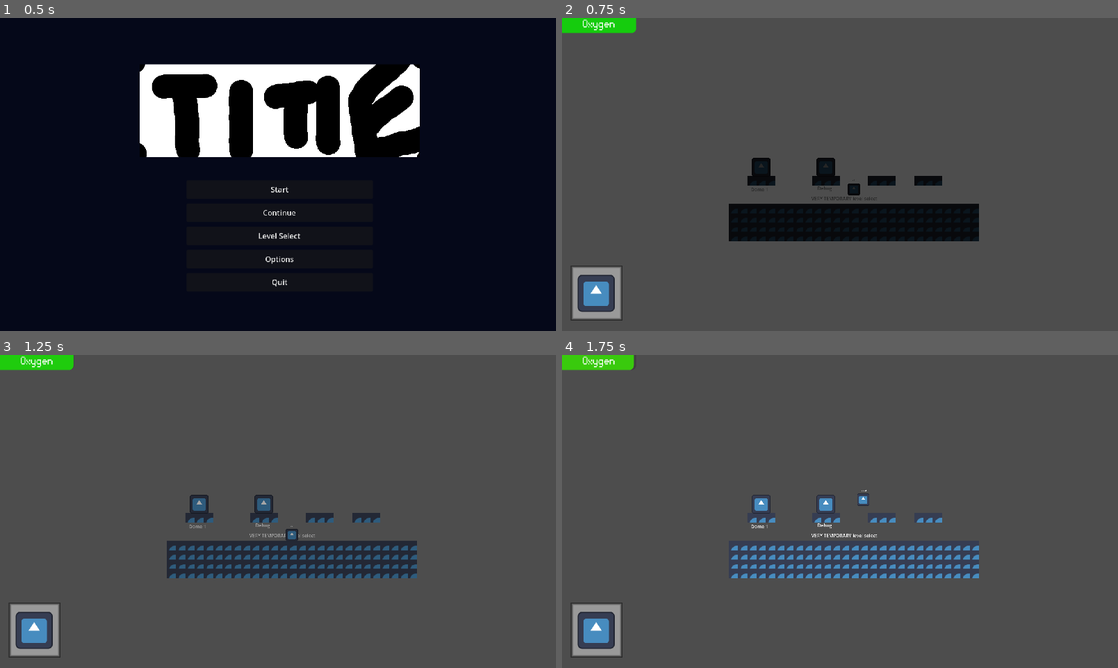
Above: before the commit, frames 1-4 (two rows, left to right).
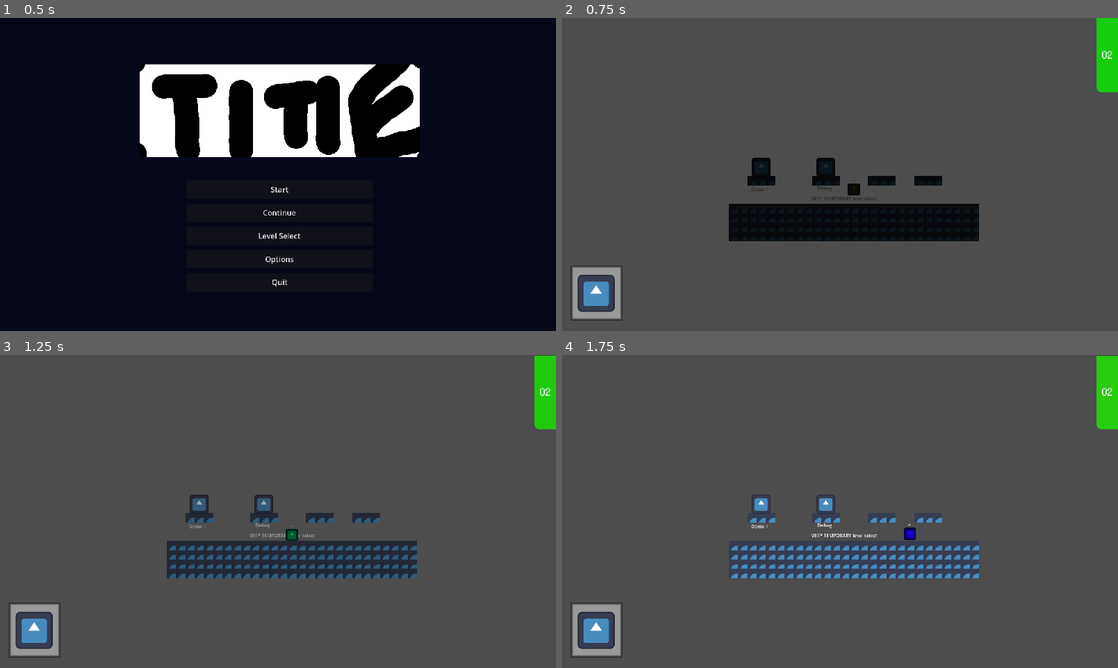
Above: after the commit, the same moments.

Repository: WholeYear12GameDesign/GrandmaGame
Game: Godot game, scene res://Scenes/Menu.tscn
Two runs of this game, one before a commit and one after it. Both use one fixed random seed, a clock stepped at 60 frames per second and the inputs below. The engine's default icon, where the game draws it, is replaced by a stand-in: a white triangle on a blue panel in a dark square.
Inputs:
- Up to frame 1 (0.5 s): no input
- Up to frame 2 (0.75 s): click "Start" at 0.5 s
- Up to frame 3 (1.25 s): no input
- Up to frame 4 (1.75 s): hold D (right) from 1.28 s (still down); hold Space (jetpack) from 1.28 s (still down); tap W (jump) at 1.52 s

Frame 1 is identical in both runs. In frame 2, 1.6% of the frame differs, in the area x 0-100%, y 0-56%; in frame 3, 1.6%; in frame 4, 1.7%, in the area x 0-100%, y 0-60%.

Commit message:
stuff

Diff:
--- a/GrandmaBasement/Player/o2 bar/o2 bar.gd
+++ b/GrandmaBasement/Player/o2 bar/o2 bar.gd
@@ -12,6 +12,6 @@
 	self_modulate = grad.sample(o2 / 100)
 	value = o2
 	if o2 < 25:
-		$"../ProgressBar2/RichTextLabel".text = "[shake rate=25.0 level=5.0][center][b]Oxygen[/b][/center][/shake]"
+		$RichTextLabel.text = "[shake rate=25.0 level=5.0][center][b]O2[/b][/center][/shake]"
 	else:
-		$"../ProgressBar2/RichTextLabel".text = "[center][b]Oxygen[/b][/center]"
+		$RichTextLabel.text = "[center][b]O2[/b][/center]"
--- a/GrandmaBasement/Player/player.gd
+++ b/GrandmaBasement/Player/player.gd
@@ -23,6 +23,7 @@
 var air = false
 
 func _ready():
+	player_data.oxygen = 100
 	prev_state = states.idle
 	current_state = states.idle
 	for state in states.get_children():
@@ -30,6 +31,7 @@
 		state.player = self
 
 func _physics_process(delta):
+	$Sprite.modulate.h += 0.01
 	#debug please delete in future
 	$currentstate.text = str(current_state.name)
 	if Input.is_action_just_pressed("free_oxygen"):
@@ -57,7 +59,7 @@
 		jump_input_actuation = true
 	else:
 		jump_input_actuation = false
-	if Input.is_action_pressed("jetpack"):
+	if Input.is_action_just_pressed("jetpack"):
 		jetpack_input = true
 	else:
 		jetpack_input = false
--- a/GrandmaBasement/Player/player.tscn
+++ b/GrandmaBasement/Player/player.tscn
@@ -8,6 +8,7 @@
 [ext_resource type="PackedScene" uid="uid://e5ygk6cqu02" path="res://Player/states/jetpack.tscn" id="6_gdjrt"]
 [ext_resource type="PackedScene" uid="uid://b2yicdenxhdc" path="res://Player/states/jump.tscn" id="7_o2y1s"]
 [ext_resource type="PackedScene" uid="uid://b3yjc6q22udw3" path="res://Player/states/walk.tscn" id="8_cufm2"]
+[ext_resource type="PackedScene" uid="uid://cswd5hfyh3lm6" path="res://Player/states/block.tscn" id="9_fcufl"]
 [ext_resource type="Script" path="res://Player/o2 bar/o2 bar.gd" id="9_tsq00"]
 [ext_resource type="FontFile" uid="uid://bcl842aehi6gk" path="res://Art assets/PixelAE-Regular.ttf" id="10_aybem"]
 
@@ -36,6 +37,7 @@
 script = ExtResource("1_u67x1")
 
 [node name="Sprite" type="Sprite2D" parent="."]
+modulate = Color(1, 0, 0, 1)
 texture = ExtResource("2_yvcg4")
 
 [node name="CollisionShape2D" type="CollisionShape2D" parent="."]
@@ -61,58 +63,58 @@
 
 [node name="walk" parent="states" instance=ExtResource("8_cufm2")]
 
+[node name="block" parent="states" instance=ExtResource("9_fcufl")]
+
 [node name="CanvasLayer" type="CanvasLayer" parent="."]
 follow_viewport_scale = 4.5
 
-[node name="Control" type="Control" parent="CanvasLayer"]
-layout_mode = 3
-anchors_preset = 0
-offset_right = 40.0
-offset_bottom = 40.0
-
-[node name="ProgressBar2" type="ProgressBar" parent="CanvasLayer/Control"]
+[node name="oxygenbar" type="ProgressBar" parent="CanvasLayer"]
 self_modulate = Color(0.0156863, 0.94902, 0, 1)
 custom_minimum_size = Vector2(256, 52)
 layout_direction = 2
-layout_mode = 1
 anchors_preset = 15
 anchor_right = 1.0
 anchor_bottom = 1.0
-offset_right = 216.0
-offset_bottom = 12.0
+offset_left = 1920.0
+offset_right = 256.0
+offset_bottom = -1006.0
 grow_horizontal = 2
 grow_vertical = 2
+rotation = 1.5708
 auto_translate = false
 localize_numeral_system = false
 theme_override_styles/background = SubResource("StyleBoxFlat_jboak")
 theme_override_styles/fill = SubResource("StyleBoxFlat_g8af7")
 value = 50.0
+fill_mode = 1
 show_percentage = false
 script = ExtResource("9_tsq00")
 
-[node name="RichTextLabel" type="RichTextLabel" parent="CanvasLayer/Control/ProgressBar2"]
+[node name="RichTextLabel" type="RichTextLabel" parent="CanvasLayer/oxygenbar"]
 layout_mode = 0
-offset_right = 256.0
-offset_bottom = 53.0
+offset_left = 108.0
+offset_top = 73.0
+offset_right = 182.0
+offset_bottom = 126.0
+rotation = -1.5708
 theme_override_fonts/bold_font = ExtResource("10_aybem")
 theme_override_font_sizes/normal_font_size = 32
 theme_override_font_sizes/bold_font_size = 32
 bbcode_enabled = true
-text = "[center][b]Oxygen[/b][/center]"
+text = "[center][b]O2[/b][/center]"
 scroll_active = false
 shortcut_keys_enabled = false
 meta_underlined = false
 hint_underlined = false
 text_direction = 1
 
-[node name="CurrentItem" type="Panel" parent="CanvasLayer/Control"]
-layout_mode = 0
+[node name="CurrentItem" type="Panel" parent="CanvasLayer"]
 offset_left = 30.0
 offset_top = 854.0
 offset_right = 209.0
 offset_bottom = 1044.0
 theme_override_styles/panel = SubResource("StyleBoxFlat_2lo70")
 
-[node name="ItemSprite" type="Sprite2D" parent="CanvasLayer/Control/CurrentItem"]
+[node name="ItemSprite" type="Sprite2D" parent="CanvasLayer/CurrentItem"]
 position = Vector2(88, 96)
 texture = ExtResource("2_yvcg4")
--- /dev/null
+++ b/GrandmaBasement/Player/states/block.gd
@@ -0,0 +1,4 @@
+extends "state.gd"
+
+func update(delta):
+	return states.idle
--- /dev/null
+++ b/GrandmaBasement/Player/states/block.tscn
@@ -0,0 +1,6 @@
+[gd_scene load_steps=2 format=3 uid="uid://cswd5hfyh3lm6"]
+
+[ext_resource type="Script" path="res://Player/states/block.gd" id="1_6lv40"]
+
+[node name="block" type="Node"]
+script = ExtResource("1_6lv40")
--- a/GrandmaBasement/Player/states/jetpack.gd
+++ b/GrandmaBasement/Player/states/jetpack.gd
@@ -1,12 +1,27 @@
 extends "state.gd"
 
+var jetpacktime = 0.1
+var jetpackfinished = false
+
 func update(delta):
-	player_movement(delta)
-	if player.movement_input.y == 0:
-		player.velocity.y = -5
-	else:
-		player.velocity.y = player.movement_input.y * delta * 300
+	print($jetpacktimer.time_left)
+	if jetpackfinished:
+		return states.fall
+#	player_movement(delta)
+#	if player.movement_input.y == 0:
+#		player.velocity.y = -5
+#	else:
+#		player.velocity.y = player.movement_input.y * delta * 300
+#
+#	player_data.oxygen -= 5 * delta
+#	if !player.jetpack_input:
+#		return states.fall
 
-	player_data.oxygen -= 5 * delta
-	if !player.jetpack_input:
-		return states.fall
+func enter_state():
+	player_data.oxygen -= 10
+	player.velocity = player.movement_input * 50
+	$jetpacktimer.start(jetpacktime)
+
+func _on_jetpacktimer_timeout():
+	player.velocity = Vector2.ZERO
+	jetpackfinished = true
--- a/GrandmaBasement/Player/states/jetpack.tscn
+++ b/GrandmaBasement/Player/states/jetpack.tscn
@@ -4,3 +4,8 @@
 
 [node name="jetpack" type="Node"]
 script = ExtResource("1_srjcg")
+
+[node name="jetpacktimer" type="Timer" parent="."]
+one_shot = true
+
+[connection signal="timeout" from="jetpacktimer" to="." method="_on_jetpacktimer_timeout"]
Renamed: GrandmaBasement/Player/oxygenbar.gd -> GrandmaBasement/Player/o2 bar/oxygenbar.gd
Not shown: 1 places in GrandmaBasement/Player/player.tscn that only renumber resources
